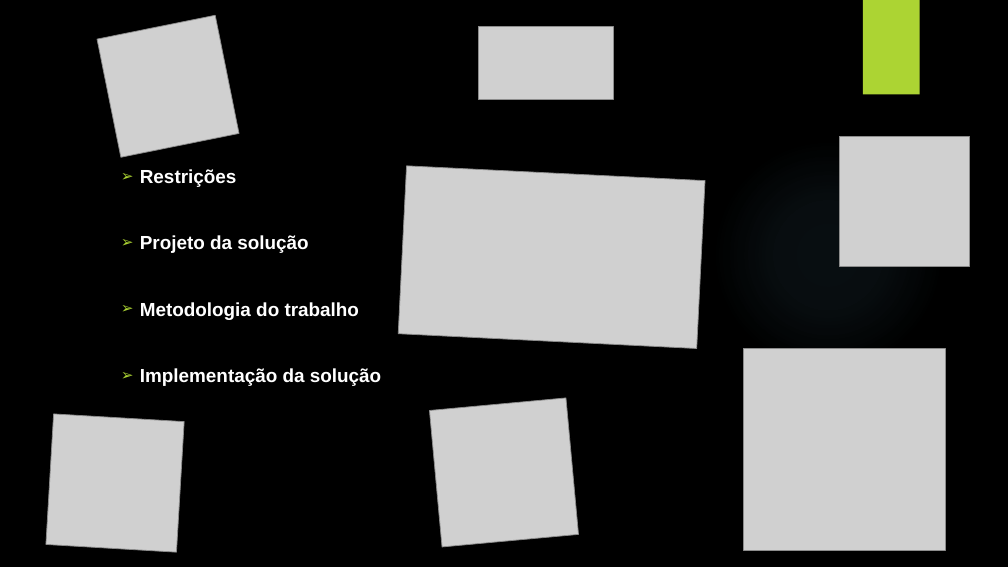
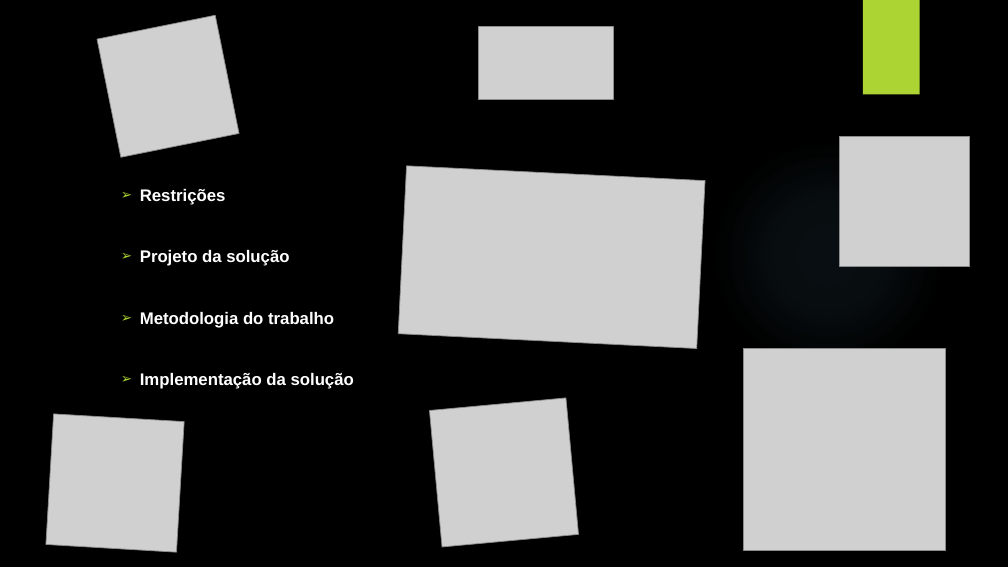
Before and after one commit to wagneramelo/tisAtlas, a slide deck: slide 2 of Documentos/Segunda apresentação TIS .pptx. Drawn at 1008x567 pixels with LibreOffice and Linux fonts; fonts in the diff are those of the drawing; grey boxes stand for pictures; background and template pictures are left out. Boxes give left, top, right and bottom in pixels: in the first picture for what was removed or moved away, otherwise in the second. Text is boxed around its words. In the diff, an @@ line names an element or a change of style, - is before the commit and + after.

```diff
--- a/Documentos/Segunda apresentação TIS .pptx
+++ b/Documentos/Segunda apresentação TIS .pptx
@@ text "Restrições" at (140, 189, 354, 389): size 18 to 16 pt @@
```
Also in this commit, not shown: 2 other slides changed, 3 slides added, 4 slides removed, 34 other files.
